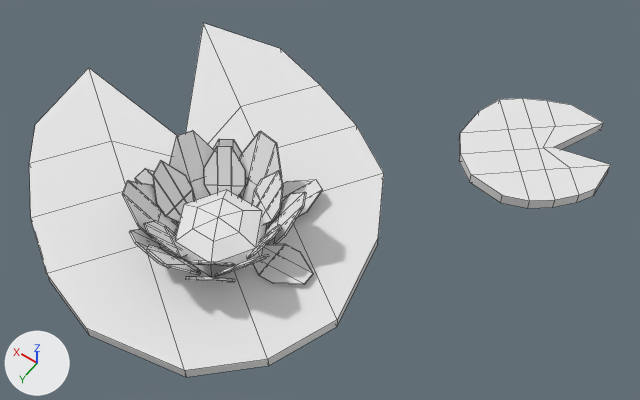
An edit to the OBJ model Assets/ModelsToBeImplemented/lillypad.obj, drawn before and after from the same camera.
Both versions are drawn from a camera (50 mm lens) standing at (-0.452, 0.603, 0.91) and looking at (-0.044, 0.031, 0.01). The axes (+X, +Y, +Z) are drawn at lower left. The lights are the same throughout. Mesh edges are drawn as thin lines. Where no turn or scale is listed for an object, it has been applied to the vertices.

Names of what the first picture shows: 'lillypad'.
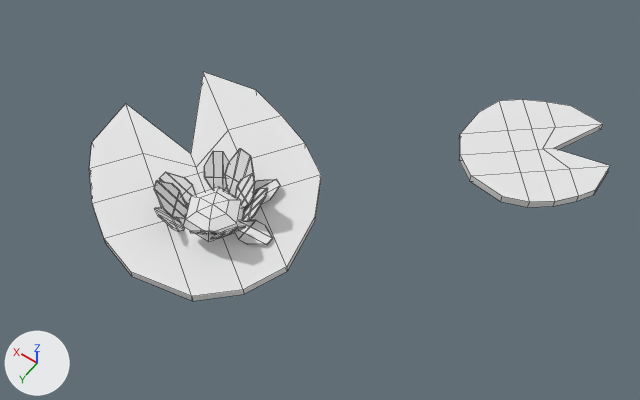
The change, as a list of edits to the scene's bpy script:
```text
Change me_lillypad:
    used by ob_lillypad; location = (0.0, 0.0, 0.0)
    remove me_lillypad.from_pydata(...)  # 557 vertices, 516 faces; spans x -0.325..0.369, y -0.309..0.342, z -0.002..0.101
    add me_lillypad.from_pydata(...)  # 383 vertices, 356 faces; spans x -0.325..0.277, y -0.309..0.254, z 0.0..0.068
    me_lillypad part 1: the loose piece of 24 vertices spanning x 0.033..0.088, y 0.199..0.247, z 0.006..0.077 is scaled about its middle by 0.654, then moved by (0.018, -0.046, -0.007)
    me_lillypad part 2: the loose piece of 24 vertices spanning x 0.073..0.148, y 0.124..0.18, z 0.009..0.05 is scaled about its middle by 0.654, then moved by (-0.003, -0.022, -0.007)
    me_lillypad part 3: the loose piece of 24 vertices spanning x -0.107..-0.025, y 0.116..0.171, z 0.014..0.023 is scaled about its middle by 0.654, then moved by (0.058, -0.019, -0.003)
    me_lillypad part 4: the loose piece of 24 vertices spanning x -0.05..0.009, y 0.023..0.104, z 0.018..0.036 is scaled about its middle by 0.654, then moved by (0.043, 0.009, -0.006)
    me_lillypad part 5: the loose piece of 24 vertices spanning x 0.04..0.093, y 0.057..0.105, z 0.006..0.077 is scaled about its middle by 0.654, then moved by (0.013, 0.003, -0.008)
    me_lillypad part 6: the loose piece of 24 vertices spanning x -0.033..0.018, y 0.068..0.114, z 0.016..0.083 is scaled about its middle by 0.654, then moved by (0.038, -0.002, -0.015)
    me_lillypad part 7: the loose piece of 24 vertices spanning x 0.065..0.12, y 0.16..0.222, z 0.015..0.098 is scaled about its middle by 0.654, then moved by (0.003, -0.036, -0.018)
    me_lillypad part 8: the loose piece of 24 vertices spanning x -0.073..-0.018, y 0.077..0.139, z 0.015..0.098 is scaled about its middle by 0.654, then moved by (0.052, -0.006, -0.018)
    me_lillypad part 9: the loose piece of 24 vertices spanning x -0.009..0.054, y 0.042..0.095, z 0.015..0.101 is scaled about its middle by 0.654, then moved by (0.028, 0.006, -0.018)
    me_lillypad part 10: the loose piece of 50 vertices spanning x -0.325..-0.133, y -0.309..-0.109, z -0.002..0.014 is scaled about its middle by (1, 1, 0.712)
    me_lillypad part 11: the loose piece of 50 vertices spanning x -0.163..0.369, y -0.164..0.342, z -0.002..0.014 is scaled about its middle by 0.654, then moved by (0.0, 0.0, 0.001)
    me_lillypad part 12: a new loose piece of 24 vertices spanning x 0.01..0.05, y 0.152..0.182, z 0.012..0.057, in mat_initialshadinggroup (white #e7e7e7)
    me_lillypad part 13: a new loose piece of 24 vertices spanning x -0.012..0.024, y 0.13..0.175, z 0.012..0.065, in mat_initialshadinggroup (white #e7e7e7)
    me_lillypad part 14: a new loose piece of 19 vertices spanning x 0.009..0.092, y 0.093..0.165, z 0.011..0.034, in mat_initialshadinggroup (white #e7e7e7)
    me_lillypad part 15: 9 loose pieces with 216 vertices, spanning x -0.074..0.12, y 0.072..0.256, z 0.006..0.098, are deleted
    me_lillypad part 16
    25 vertices are removed from x -0.041..0.087, y 0.095..0.205, z 0.0..0.051
    24 faces are deleted
```

Where the change shows, as pixel boxes (x1, y1, x2, y2) in the pictures (640 x 400 px; the box of a moved part takes in the faces that stretch with it):
'lillypad', reshaped (10% narrower, 35% shorter)
    before: (29, 23, 611, 377)
    after: (89, 72, 610, 301)
part 1 of me_lillypad, moved or reshaped
    before: (130, 228, 171, 268)
    after: (154, 207, 185, 232)
part 2 of me_lillypad, moved or reshaped
    before: (135, 168, 178, 223)
    after: (159, 172, 196, 207)
part 3 of me_lillypad, moved or reshaped
    before: (253, 244, 313, 285)
    after: (234, 220, 273, 245)
part 4 of me_lillypad, moved or reshaped
    before: (281, 179, 323, 218)
    after: (254, 179, 280, 205)
part 5 of me_lillypad, moved or reshaped
    before: (213, 139, 242, 159)
    after: (204, 151, 229, 190)
part 6 of me_lillypad, moved or reshaped
    before: (252, 170, 283, 224)
    after: (235, 173, 255, 208)
part 7 of me_lillypad, moved or reshaped
    before: (122, 180, 178, 238)
    after: (154, 180, 188, 218)
part 8 of me_lillypad, moved or reshaped
    before: (265, 192, 306, 245)
    after: (242, 188, 268, 221)
part 9 of me_lillypad, moved or reshaped
    before: (239, 131, 282, 204)
    after: (225, 148, 254, 196)
part 10 of me_lillypad, moved or reshaped
    before: (459, 98, 611, 208)
    after: (459, 99, 610, 207)
part 11 of me_lillypad, moved or reshaped
    before: (29, 23, 384, 377)
    after: (89, 72, 321, 301)
part 12 of me_lillypad, added
    after: (190, 230, 221, 235)
part 13 of me_lillypad, added
    after: (210, 226, 245, 240)
part 14 of me_lillypad, added
    after: (183, 187, 244, 241)
part 15 of me_lillypad, deleted
    before: (144, 130, 282, 282)
part 16 of me_lillypad, deleted
    before: (175, 190, 267, 277)
